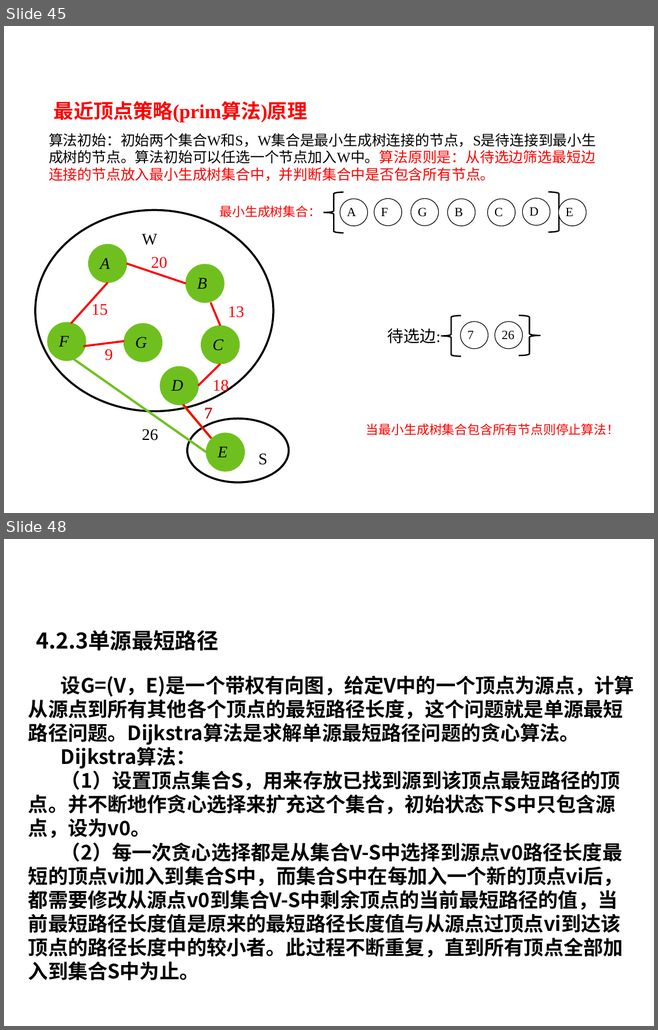
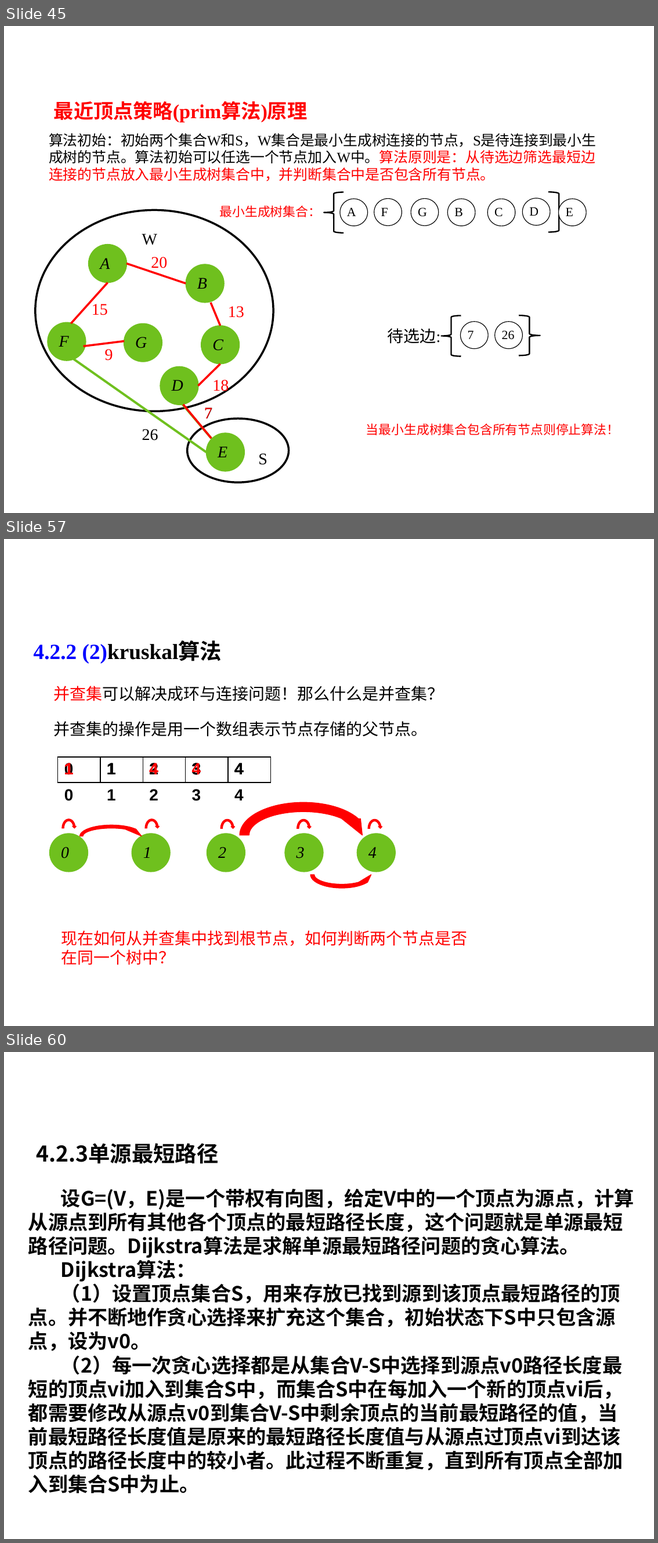
Before and after one commit to liutongling/DP, a slide deck: file/第4章 贪心法.pptx. Shown one above the other, each under a label of ours: slides 45 and 48 before the commit, slides 45, 57 and 60 after it; the slides between them are not shown. The pictures are 658x1030 and 658x1543 pixels, drawn with LibreOffice and Linux fonts; fonts in the diff are those of the drawing; background and template pictures are left out. Boxes give left, top, right and bottom in pixels: in the first picture for what was removed or moved away, otherwise in the second. Text is boxed around its words. In the diff, an @@ line names an element or a change of style, - is before the commit and + after.

```diff
--- a/file/第4章 贪心法.pptx
+++ b/file/第4章 贪心法.pptx
@@ slide 57 added at (x1=4, y1=539, x2=654, y2=1026), background #FFFFFF @@
@@ text added at (x1=34, y1=642, x2=222, y2=663), 24 pt, text #000000, bold @@
+4.2.2 (2)kruskal算法
@@ text added at (x1=54, y1=686, x2=444, y2=701), 18 pt, text #000000 @@
+并查集可以解决成环与连接问题！那么什么是并查集？
@@ text added at (x1=54, y1=721, x2=427, y2=737), 18 pt, text #000000 @@
+并查集的操作是用一个数组表示节点存储的父节点。
@@ table added at (x1=58, y1=757, x2=269, y2=783), 1 rows, 5 columns @@
+0 | 1 | 2 | 3 | 4
@@ table added at (x1=58, y1=756, x2=269, y2=803), 1 rows, 5 columns @@
+1 | 1 | 2 | 3 | 4
@@ table added at (x1=58, y1=757, x2=269, y2=803), 1 rows, 5 columns @@
+1 | 1 | 4 | 3 | 4
@@ table added at (x1=58, y1=757, x2=269, y2=783), 1 rows, 5 columns @@
+1 | 1 | 4 | 4 | 4
@@ table added at (x1=58, y1=783, x2=269, y2=809), 1 rows, 5 columns @@
+0 | 1 | 2 | 3 | 4
@@ circular arrow added at (x1=235, y1=798, x2=371, y2=873), fill #FF0000, outline #FF0000 0.75 pt @@
@@ ellipse added at (x1=49, y1=833, x2=88, y2=871), fill #6FC01E, outline #6FC01E 0.75 pt @@
@@ circular arrow added at (x1=61, y1=819, x2=76, y2=839), fill #FF0000, outline #FF0000 0.75 pt @@
@@ circular arrow added at (x1=78, y1=824, x2=144, y2=849), fill #FF0000, outline #FF0000 0.75 pt @@
@@ ellipse added at (x1=132, y1=833, x2=170, y2=871), fill #6FC01E, outline #6FC01E 0.75 pt @@
@@ circular arrow added at (x1=144, y1=819, x2=160, y2=839), fill #FF0000, outline #FF0000 0.75 pt @@
@@ ellipse added at (x1=206, y1=833, x2=245, y2=871), fill #6FC01E, outline #6FC01E 0.75 pt @@
@@ circular arrow added at (x1=220, y1=819, x2=235, y2=839), fill #FF0000, outline #FF0000 0.75 pt @@
@@ ellipse added at (x1=285, y1=833, x2=323, y2=871), fill #6FC01E, outline #6FC01E 0.75 pt @@
@@ circular arrow added at (x1=296, y1=819, x2=311, y2=839), fill #FF0000, outline #FF0000 0.75 pt @@
@@ ellipse added at (x1=357, y1=833, x2=395, y2=871), fill #6FC01E, outline #6FC01E 0.75 pt @@
@@ circular arrow added at (x1=366, y1=819, x2=382, y2=839), fill #FF0000, outline #FF0000 0.75 pt @@
@@ text added at (x1=61, y1=847, x2=69, y2=859), 18 pt, text #000000, italic @@
+0
@@ text added at (x1=143, y1=847, x2=151, y2=858), 18 pt, text #000000, italic @@
+1
@@ text added at (x1=218, y1=847, x2=226, y2=858), 18 pt, text #000000, italic @@
+2
@@ text added at (x1=296, y1=847, x2=304, y2=859), 18 pt, text #000000, italic @@
+3
@@ text added at (x1=368, y1=847, x2=376, y2=858), 18 pt, text #000000, italic @@
+4
@@ circular arrow added at (x1=308, y1=859, x2=375, y2=890), fill #FF0000, outline #FF0000 0.75 pt @@
@@ text added at (x1=61, y1=931, x2=467, y2=965), 18 pt, text #FF0000 @@
+现在如何从并查集中找到根节点，如何判断两个节点是否在同一个树中？
@@ what was slide 48 is now slide 60 @@
```
Also in this commit, not shown: 1 slide changed, 13 other slides added, 2 slides removed, 2 other files.
